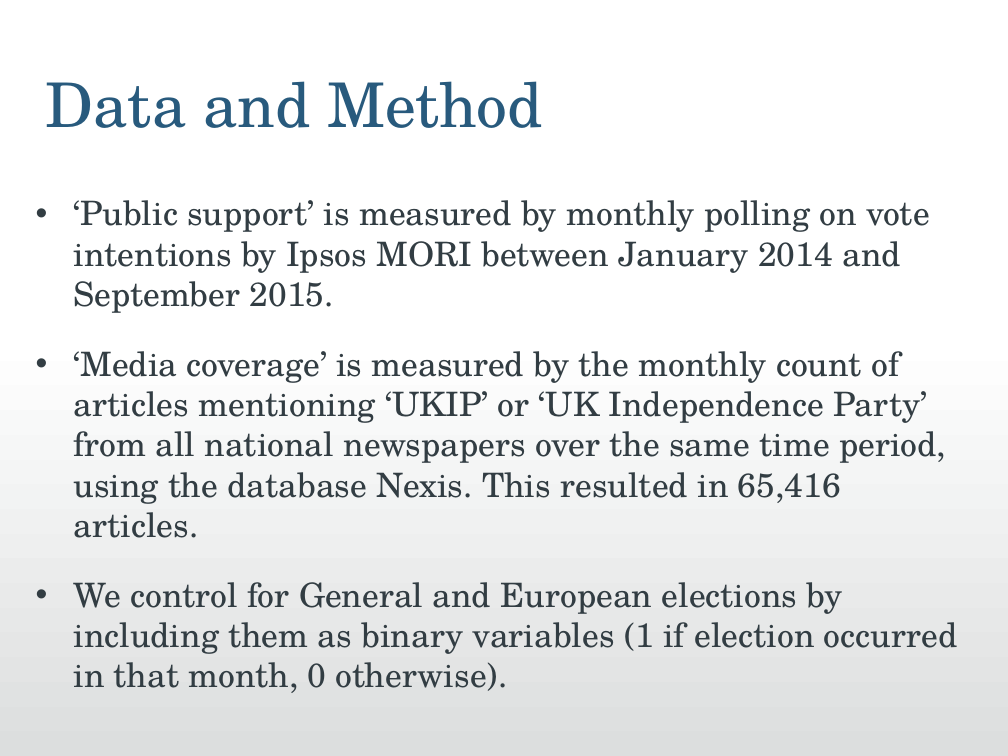
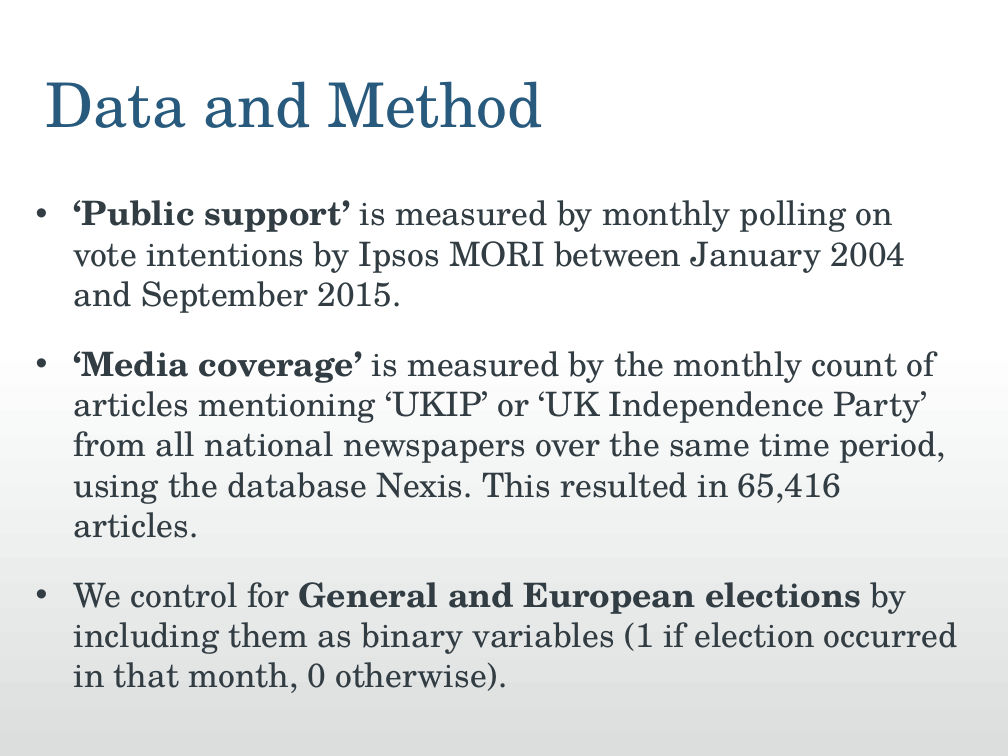
Before and after one commit to jmrphy/ukip_media, a slide deck: slide 6 of PSA Presentation V2.ppt (slide 7 before the commit). Drawn at 1008x756 pixels with LibreOffice and Linux fonts; fonts in the diff are those of the drawing; background and template pictures are left out. Boxes give left, top, right and bottom in pixels: in the first picture for what was removed or moved away, otherwise in the second. Text is boxed around its words. In the diff, an @@ line names an element or a change of style, - is before the commit and + after.

```diff
--- a/PSA Presentation V2.ppt
+++ b/PSA Presentation V2.ppt
@@ text at [73,200,906,313]: text changed @@
-• ‘Public support’ is measured by monthly polling on vote intentions by Ipsos MORI between January 2014 and September 2015.
+• ‘Public support’ is measured by monthly polling on vote intentions by Ipsos MORI between January 2004 and September 2015.
@@ text at [73,351,958,693]: bold on in "‘Media coverage’", "General and European elections" @@
```
Also in this commit, not shown: 7 other slides changed, 3 slides added, 3 slides removed, 18 other files.
